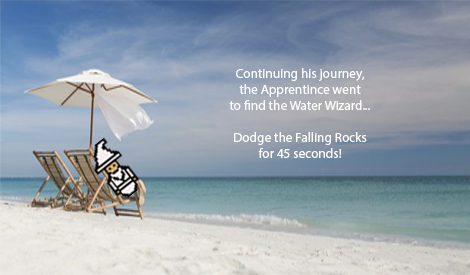
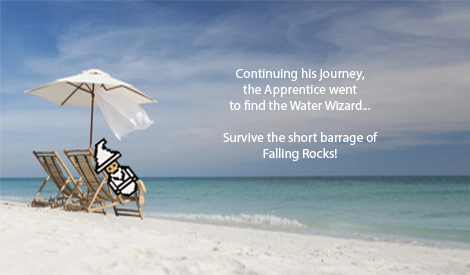
Two versions of the same layered image (470×275). Layer-by-layer changes:
renamed "Continuing his journey, the Apprentince went to find the Water" to "Continuing his journey, the Apprentice went to find the Water W", painted on it over [223, 84, 378, 161]
